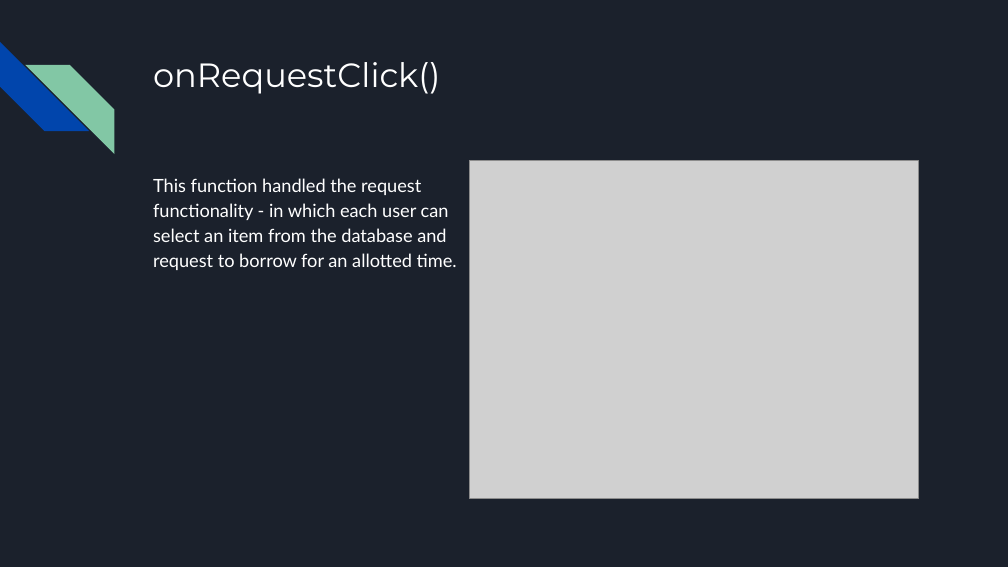
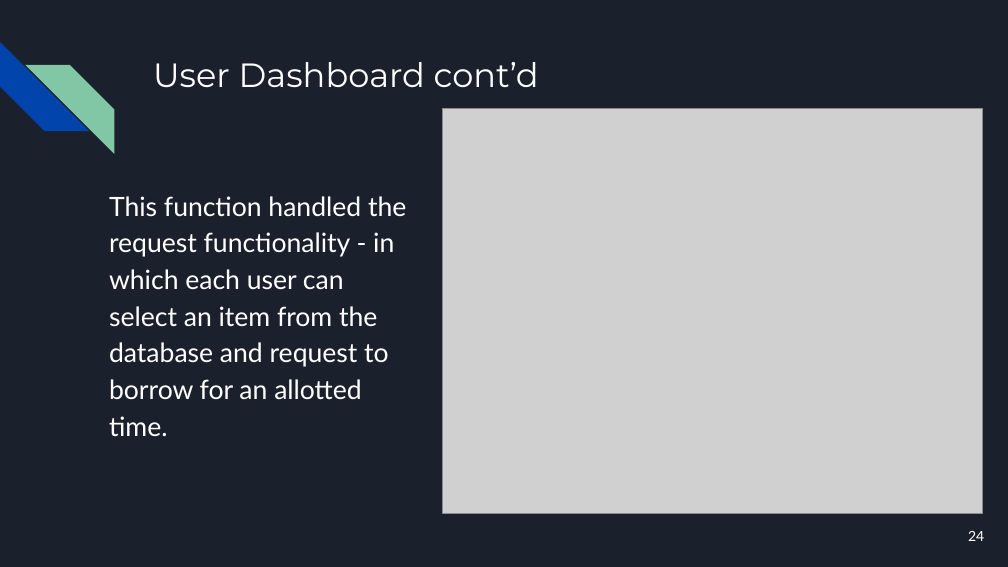
Before and after one commit to acompsec1/CSCI-2210-Java-Warehouse-Managment-System, a slide deck: slide 24 of The Knicks Java Final Project Presentation.pptx. Drawn at 1008x567 pixels with LibreOffice and Linux fonts; fonts in the diff are those of the drawing; grey boxes stand for pictures. Boxes give left, top, right and bottom in pixels: in the first picture for what was removed or moved away, otherwise in the second. Text is boxed around its words. In the diff, an @@ line names an element or a change of style, - is before the commit and + after.

```diff
--- a/The Knicks Java Final Project Presentation.pptx
+++ b/The Knicks Java Final Project Presentation.pptx
@@ title at bbox=[153, 62, 539, 88]: text changed @@
-onRequestClick()
+User Dashboard cont’d
@@ picture: place and size @@
-picture at bbox=[470, 161, 919, 499]
+picture at bbox=[443, 109, 983, 514]
@@ text "This function handled the request ...": place and size @@
-text "This function handled the request ..." at bbox=[153, 178, 457, 270]
+text "This function handled the request ..." at bbox=[109, 196, 406, 436]
@@ text "This function handled the request ..." at bbox=[109, 196, 406, 436]: size 13 to 19 pt @@
@@ page number added at bbox=[968, 531, 984, 541], 10 pt, text #FFFFFF @@
+24
```
Also in this commit, not shown: 29 other slides changed, 1 slide added, 1 slide removed, 1 other file.
